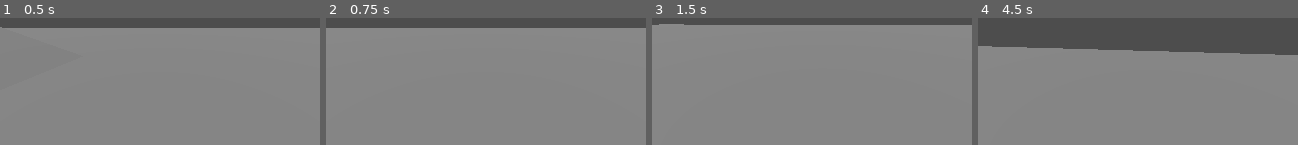
Above: before the commit, frames 1-4 (left to right).
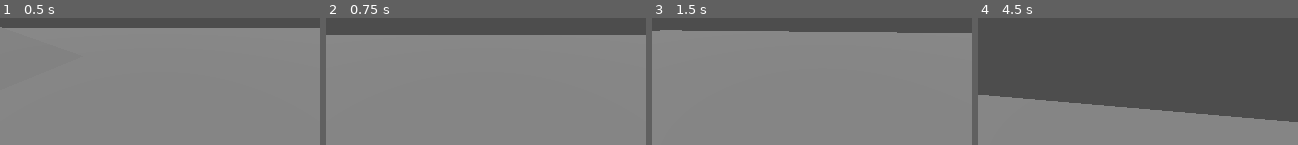
Above: after the commit, the same moments.

Repository: swigof/lowpoly-winter
Game: Godot game, scene res://main.tscn
The game is run twice, just before and just after one commit, with the same random seed, the same clock (stepped at 60 frames per second) and the same inputs.
Inputs (mouse positions are in pixels of both pictures, inside the frame that each line leads up to):
- Up to frame 1 (0.5 s): no input
- Up to frame 2 (0.75 s): move the mouse to (outside the picture) at 0.52 s; hold D (move_right) from 0.53 s (still down); tap Space (jump, bound only after the commit) at 0.6 s; click (outside the picture) at 0.67 s
- Up to frame 3 (1.5 s): tap Space (jump, bound only after the commit) at 0.77, 1.07, 1.35 s; move the mouse to (796, 25) at 1.27 s; release D (move_right) at 1.28 s; hold W (move_forward) from 1.28 s (still down)
- Up to frame 4 (4.5 s): keep holding W (move_forward); tap Space (jump, bound only after the commit) at 1.52, 1.82, 2.1, 2.85, 3.02, 3.32, 3.6, 3.77, 4.07, 4.35 s; move the mouse to (1144, 20) at 2.02 s; move the mouse to (1134, 29) at 2.77 s; move the mouse to (1163, 28) at 3.52 s; move the mouse to (1112, 21) at 4.27 s

Frame 1 is identical in both runs. In frame 2, 5.5% of the frame differs, in the area x 0-100%, y 7-14%; in frame 3, 5.4%; in frame 4, 46%, in the area x 0-100%, y 22-82%.

Commit message:
add jump

Diff:
--- a/main.tscn
+++ b/main.tscn
@@ -26,6 +26,7 @@
 script = ExtResource("1_ig7tw")
 speed = 14
 fall_acceleration = 75
+jump_impulse = 20
 look_sensitivity = 0.1
 
 [node name="CollisionShape3D" type="CollisionShape3D" parent="CharacterBody3D"]
--- a/player.gd
+++ b/player.gd
@@ -2,6 +2,7 @@
 
 @export var speed: int
 @export var fall_acceleration: int
+@export var jump_impulse: int
 @export var look_sensitivity: float
 
 const TILT_LOWER_LIMIT := deg_to_rad(-90.0)
@@ -23,6 +24,8 @@
 
 	if not is_on_floor():
 		velocity.y = velocity.y - (fall_acceleration * delta)
+	elif Input.is_action_just_pressed("jump"):
+		velocity.y = jump_impulse
 
 	move_and_slide()
 	_update_camera(delta)
--- a/project.godot
+++ b/project.godot
@@ -52,6 +52,11 @@
 "events": [Object(InputEventKey,"resource_local_to_scene":false,"resource_name":"","device":-1,"window_id":0,"alt_press …(192 unchanged characters)…
 ]
 }
+jump={
+"deadzone": 0.2,
+"events": [Object(InputEventKey,"resource_local_to_scene":false,"resource_name":"","device":-1,"window_id":0,"alt_pressed":false,"shift_pressed":false,"ctrl_pressed":false,"meta_pressed":false,"pressed":false,"keycode":0,"physical_keycode":32,"key_label":0,"unicode":32,"location":0,"echo":false,"script":null)
+]
+}
 
 [physics]
 
